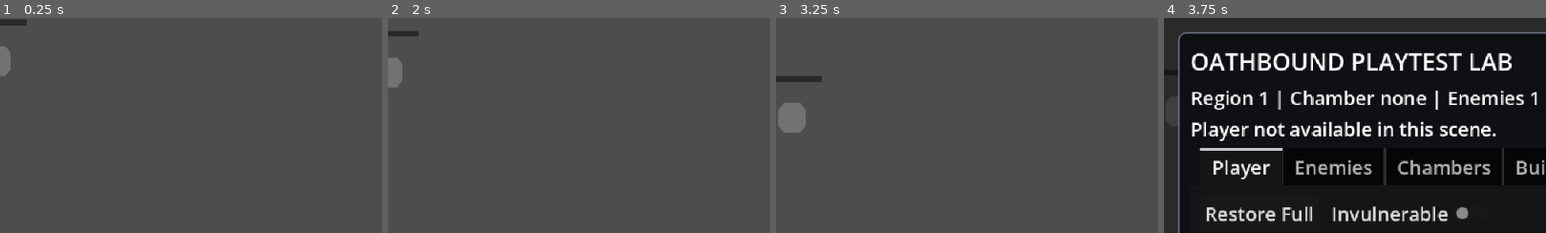
Above: before the commit, frames 1-4 (left to right).
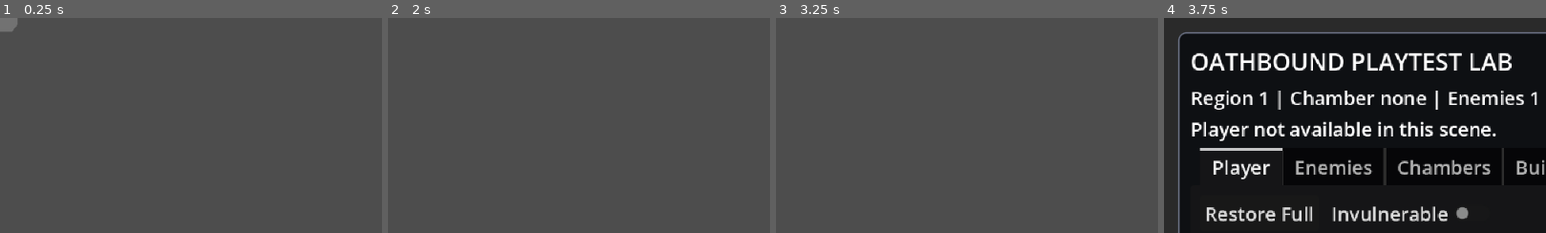
Above: after the commit, the same moments.

Repository: seancl8611/oathbound
Game: Godot game, scene res://Regions/Hushiro/Enemies/Standard/CellarBilemass.tscn
Same seed, same stepped clock (60 frames per second), same inputs: the game is played once before the commit and once after it. This scene is started directly instead of the project's main scene. Sound files missing from this copy of the repository are replaced by a short silence.
Inputs (mouse positions are % of the whole screen's width and height, from its top left):
- Up to frame 1 (0.25 s): no input
- Up to frame 2 (2 s): tap Enter at 0.5 s; move the mouse to (72, 45) at 0.52 s; press the mouse at (72, 45) at 0.53 s; hold D (right) 0.53-1.28 s; tap Space (dash) at 1.25, 1.35 s; move the mouse to (30, 55) at 1.27 s; release the mouse at (30, 55) at 1.28 s; hold S (down) from 1.28 s (still down)
- Up to frame 3 (3.25 s): move the mouse to (60, 28) at 2.02 s; release S (down) at 2.03 s; hold D (right) 2.03-2.78 s; tap E (execute_finisher) at 2.1 s; move the mouse to (45, 70) at 2.77 s; hold W (up) from 2.78 s (still down); right-click (45, 70) at 2.85 s; click (45, 70) at 2.92 s
- Up to frame 4 (3.75 s): move the mouse to (80, 65) at 3.52 s; release W (up) at 3.53 s; hold A (left) from 3.53 s (still down); hold ` (playtest_lab_toggle) from 3.53 s (still down)
The pictures show only the part of the screen within x 0-50%, y 0-50%; the shares and areas given below are measured in that part.

The runs differ from the first frame. In frame 1, 0.7% of the frame differs, in the area x 0-7%, y 0-28%; in frame 2, 0.6%; in frame 3, 1.2%, in the area x 0-12%, y 27-54%; in frame 4, less than 0.1%.

Commit message:
Normalize Cellar Bilemass node name

Diff:
--- a/game/oathbound/Regions/Hushiro/Enemies/Standard/CellarBilemass.tscn
+++ b/game/oathbound/Regions/Hushiro/Enemies/Standard/CellarBilemass.tscn
@@ -53,7 +53,7 @@
 [sub_resource type="CircleShape2D" id="CircleShape2D_range2"]
 radius = 260.05
 
-[node name="cellar_bilemass" type="CharacterBody2D" groups=["enemy"]]
+[node name="CellarBilemass" type="CharacterBody2D" groups=["enemy"]]
 collision_layer = 5
 collision_mask = 5
 motion_mode = 1
